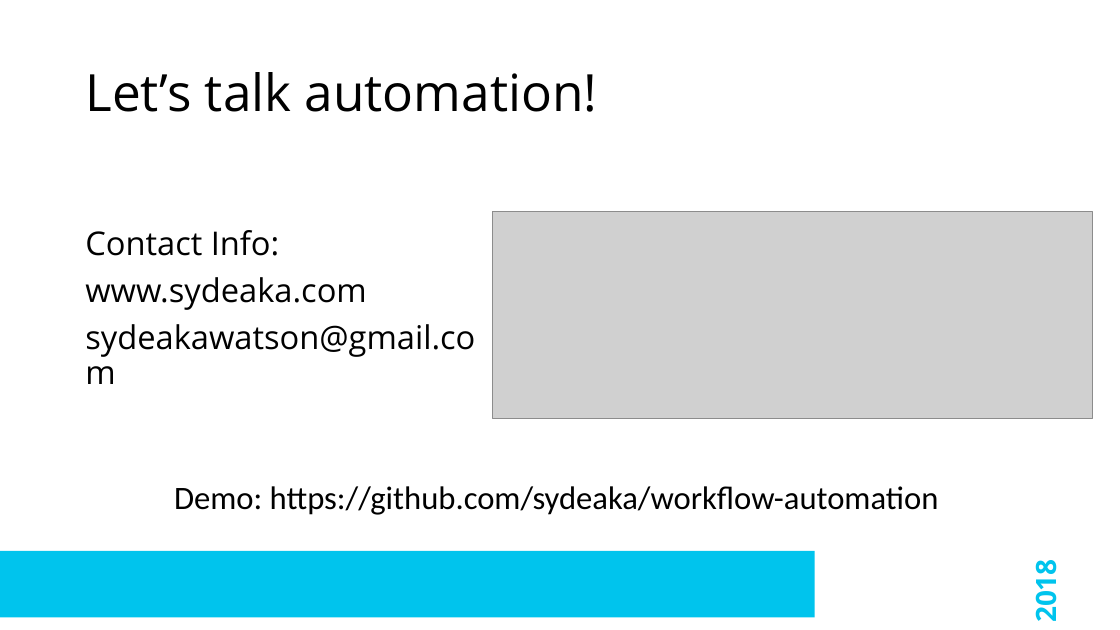
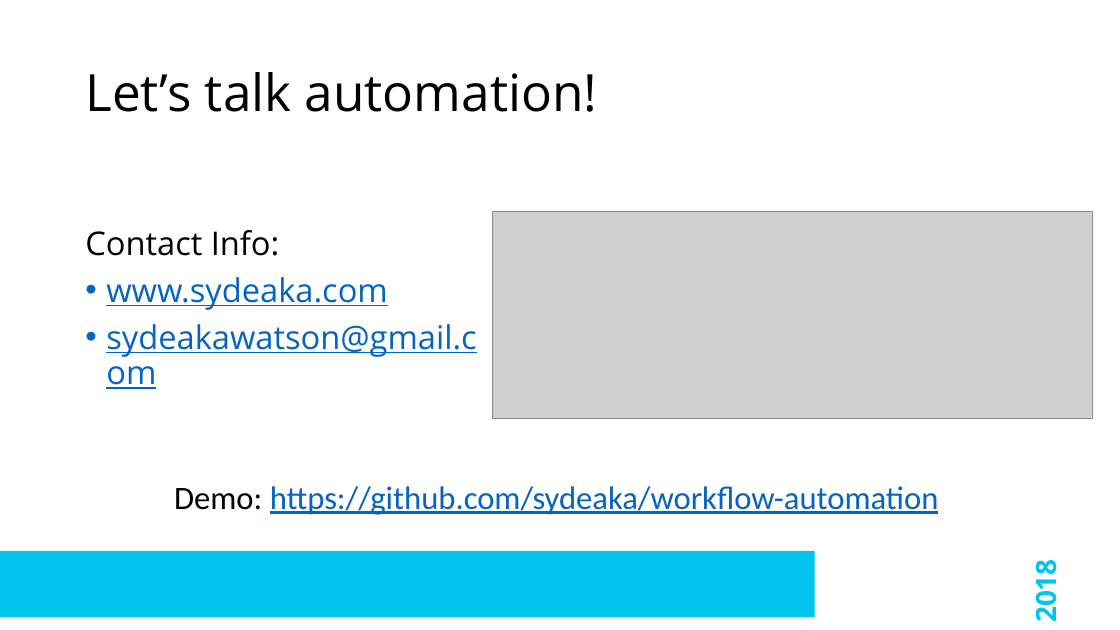
Before and after one commit to sydeaka/workflow-automation, a slide deck: slide 15 of slides/Sydeaka_Watson_EARL_2018_Workflow_Automation.pptx. Drawn at 1120x630 pixels with LibreOffice and Linux fonts; fonts in the diff are those of the drawing; grey boxes stand for pictures; background and template pictures are left out. Boxes give left, top, right and bottom in pixels: in the first picture for what was removed or moved away, otherwise in the second. Text is boxed around its words. In the diff, an @@ line names an element or a change of style, - is before the commit and + after.

```diff
--- a/slides/Sydeaka_Watson_EARL_2018_Workflow_Automation.pptx
+++ b/slides/Sydeaka_Watson_EARL_2018_Workflow_Automation.pptx
@@ text at (106,277,476,357): text colour #000000 to #0563C1, underline on in "www.sydeaka.com", "sydeakawatson@gmail.com"; bullet none to • @@
@@ text "Demo: https://github.com/sydeaka/workflow-automation" at (174,486,939,515): text colour #000000 to #0563C1, underline on @@
```
Also in this commit, not shown: 1 other slide changed, 7 other files.
